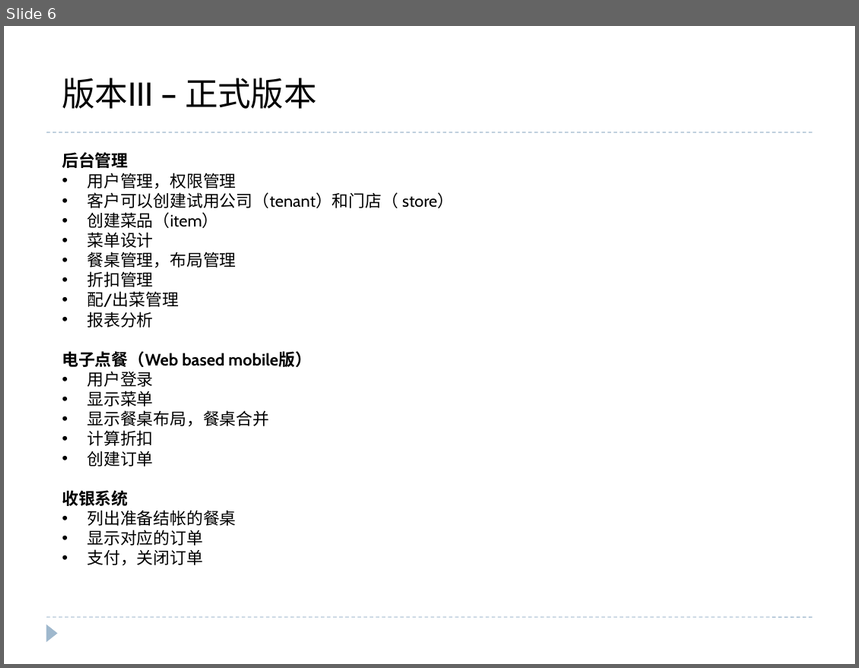
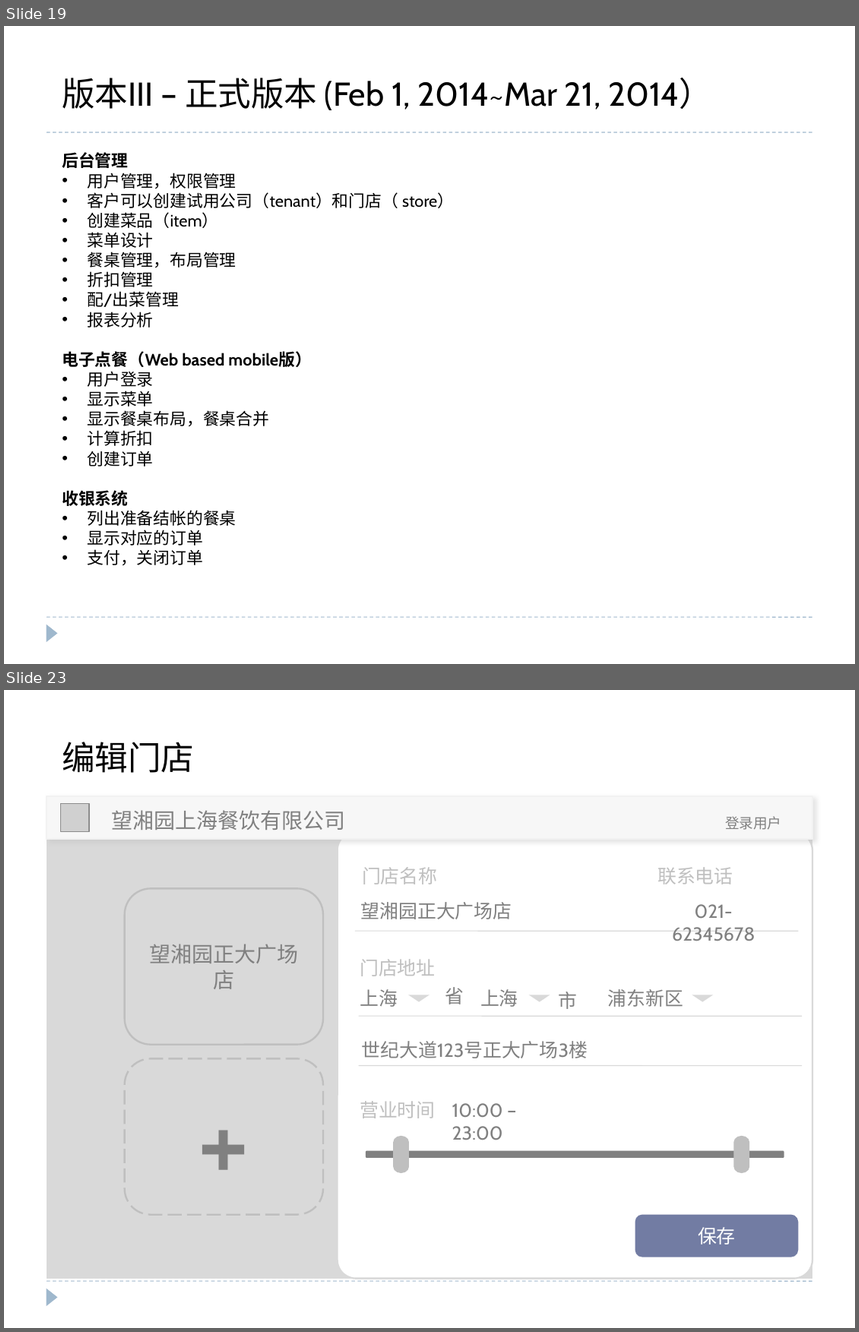
Before and after one commit to sala223/DelicacyFusion, a slide deck: modules/android/android-client/doc/Overview.pptx. Shown one above the other, each under a label of ours: slide 6 before the commit, slides 19 and 23 after it; the slides between them are not shown. The pictures are 859x668 and 859x1332 pixels, drawn with LibreOffice and Linux fonts; fonts in the diff are those of the drawing; grey boxes stand for pictures. Boxes give left, top, right and bottom in pixels: in the first picture for what was removed or moved away, otherwise in the second. Text is boxed around its words. In the diff, an @@ line names an element or a change of style, - is before the commit and + after.

```diff
--- a/modules/android/android-client/doc/Overview.pptx
+++ b/modules/android/android-client/doc/Overview.pptx
@@ slide 23 added at bbox=[4, 690, 855, 1328], background #FFFFFF; not listed: 3 template elements that a slide beside it also shows @@
@@ text added at bbox=[62, 742, 194, 773], 28 pt, text #000000 @@
+编辑门店
@@ rectangle added at bbox=[47, 796, 813, 839], fill #F7F7F7, outline #F2F2F2 1.5 pt @@
@@ picture added at bbox=[61, 803, 89, 832] @@
@@ text added at bbox=[112, 810, 346, 830], 18 pt, text #808080 @@
+望湘园上海餐饮有限公司
@@ text added at bbox=[725, 816, 782, 830], 12 pt, text #808080 @@
+登录用户
@@ rectangle added at bbox=[47, 839, 813, 1279], fill #D9D9D9 @@
@@ rounded rectangle added at bbox=[338, 832, 813, 1279], fill #FFFFFF, outline #D9D9D9 1.5 pt @@
@@ text added at bbox=[362, 867, 437, 885], 16 pt, text #BFBFBF @@
+门店名称
@@ text added at bbox=[658, 867, 733, 885], 16 pt, text #BFBFBF @@
+联系电话
@@ rounded rectangle added at bbox=[125, 888, 323, 1044], outline #BFBFBF 1.5 pt, 18 pt, text #808080 @@
+望湘园正大广场店
@@ text added at bbox=[361, 902, 512, 920], 16 pt, text #808080 @@
+望湘园正大广场店
@@ text added at bbox=[672, 904, 755, 941], 16 pt, text #808080 @@
+021-62345678
@@ line added from (354, 931) to (798, 931), #D9D9D9 0.75 pt @@
@@ text added at bbox=[360, 959, 435, 977], 16 pt, text #BFBFBF @@
+门店地址
@@ text added at bbox=[360, 989, 398, 1007], 16 pt, text #808080 @@
+上海
@@ triangle added at bbox=[408, 995, 430, 1002], fill #D9D9D9 @@
@@ text added at bbox=[445, 987, 464, 1005], 16 pt, text #808080 @@
+省
@@ text added at bbox=[481, 989, 519, 1007], 16 pt, text #808080 @@
+上海
@@ triangle added at bbox=[529, 995, 550, 1002], fill #D9D9D9 @@
@@ text added at bbox=[559, 992, 578, 1009], 16 pt, text #808080 @@
+市
@@ text added at bbox=[608, 989, 683, 1007], 16 pt, text #808080 @@
+浦东新区
@@ triangle added at bbox=[692, 995, 713, 1002], fill #D9D9D9 @@
@@ line added from (359, 1016) to (803, 1016), #D9D9D9 0.75 pt @@
@@ text added at bbox=[362, 1041, 588, 1059], 16 pt, text #808080 @@
+世纪大道123号正大广场3楼
@@ rounded rectangle added at bbox=[125, 1059, 323, 1214], outline #BFBFBF 1.5 pt dashed, 96 pt, text #808080 @@
++
@@ line added from (359, 1065) to (803, 1066), #D9D9D9 0.75 pt @@
@@ text added at bbox=[360, 1101, 435, 1119], 16 pt, text #BFBFBF @@
+营业时间
@@ text added at bbox=[452, 1103, 503, 1141], 16 pt, text #808080 @@
+10:00 – 23:00
@@ pill shape added at bbox=[395, 1138, 409, 1173], fill #BFBFBF, outline #BFBFBF 1.5 pt @@
@@ pill shape added at bbox=[735, 1138, 750, 1173], fill #BFBFBF, outline #BFBFBF 1.5 pt @@
@@ rounded rectangle added at bbox=[366, 1151, 785, 1158], fill #808080 @@
@@ rounded rectangle added at bbox=[636, 1215, 799, 1258], fill #727CA3, 16 pt, text #FFFFFF @@
+保存
@@ what was slide 6 is now slide 19 @@
@@ slide 19 changed as well @@
@@ text at bbox=[62, 78, 712, 110]: text changed @@
-版本III – 正式版本
+版本III – 正式版本 (Feb 1, 2014~Mar 21, 2014）
```
Also in this commit, not shown: 3 other slides changed, 15 other slides added, 1 slide removed, 10 other files.
